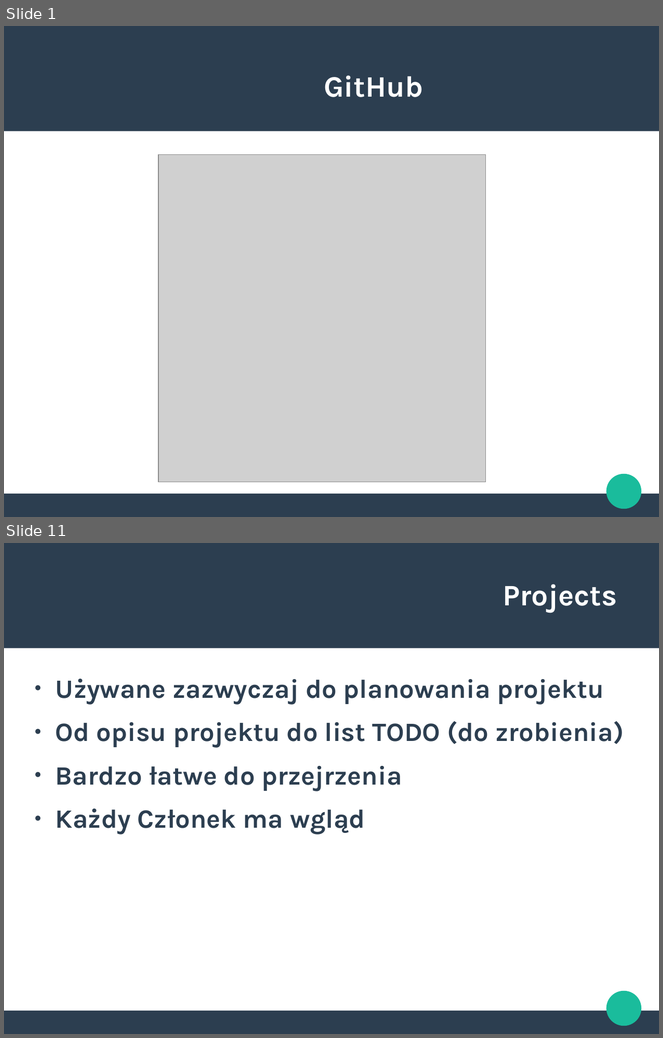
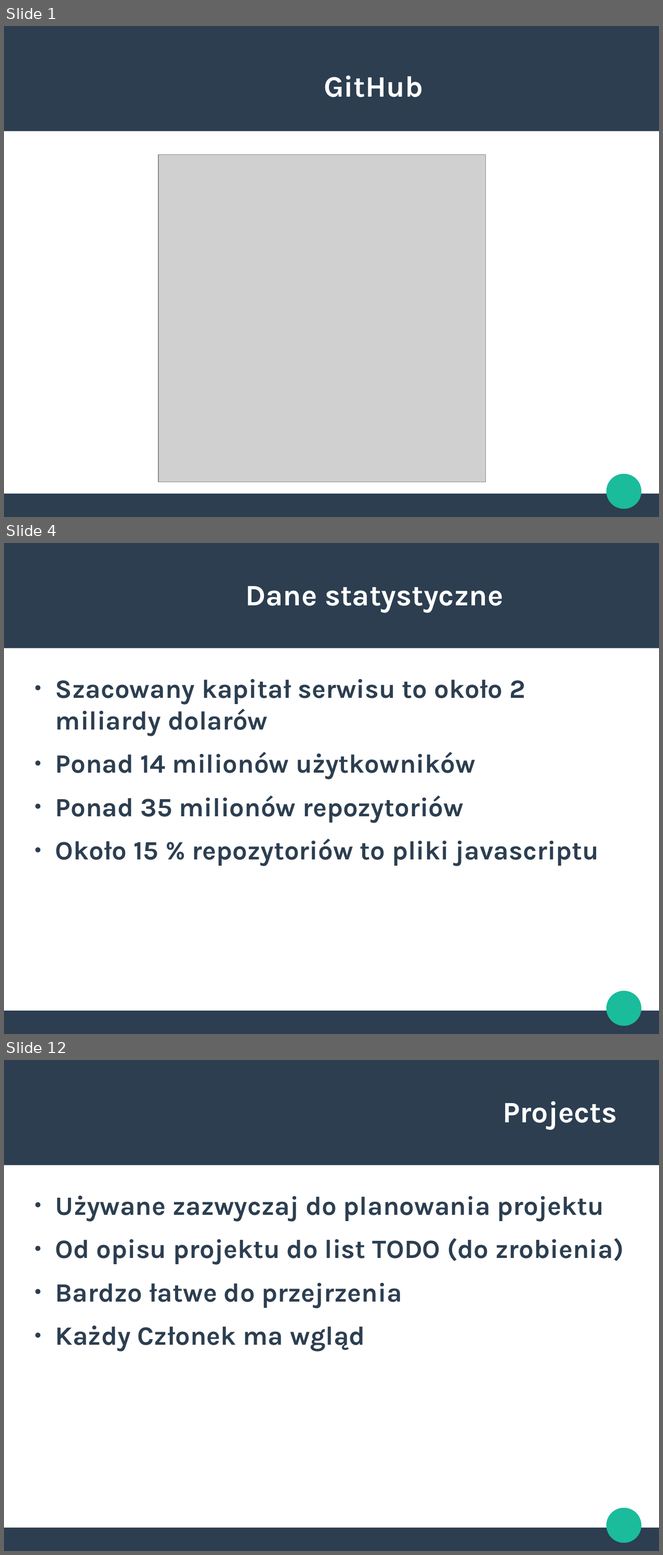
Before and after one commit to PZZProject/ProjecktPrezentacja, a slide deck: PrezentacjaGitHub.odp. Shown one above the other, each under a label of ours: slides 1 and 11 before the commit, slides 1, 4 and 12 after it; the slides between them are not shown. The pictures are 663x1038 and 663x1555 pixels, drawn with LibreOffice and Linux fonts; fonts in the diff are those of the drawing; grey boxes stand for pictures. Boxes give left, top, right and bottom in pixels: in the first picture for what was removed or moved away, otherwise in the second. Text is boxed around its words. In the diff, an @@ line names an element or a change of style, - is before the commit and + after.

```diff
--- a/PrezentacjaGitHub.odp
+++ b/PrezentacjaGitHub.odp
@@ slide 4 added at <box>4,543,659,1034</box>, background #FFFFFF; not listed: 3 template elements that a slide beside it also shows @@
@@ title added at <box>245,586,503,613</box>, 36 pt, text #FFFFFF, bold @@
+Dane statystyczne
@@ text added at <box>55,679,599,866</box>, 32 pt, text #2C3E50, bold @@
+● Szacowany kapitał serwisu to około 2 miliardy dolarów
+● Ponad 14 milionów użytkowników
+● Ponad 35 milionów repozytoriów
+● Około 15 % repozytoriów to pliki javascriptu
@@ what was slide 11 is now slide 12 @@
```
Also in this commit, not shown: 8 slides changed, 3 other slides added, 4 slides removed.
